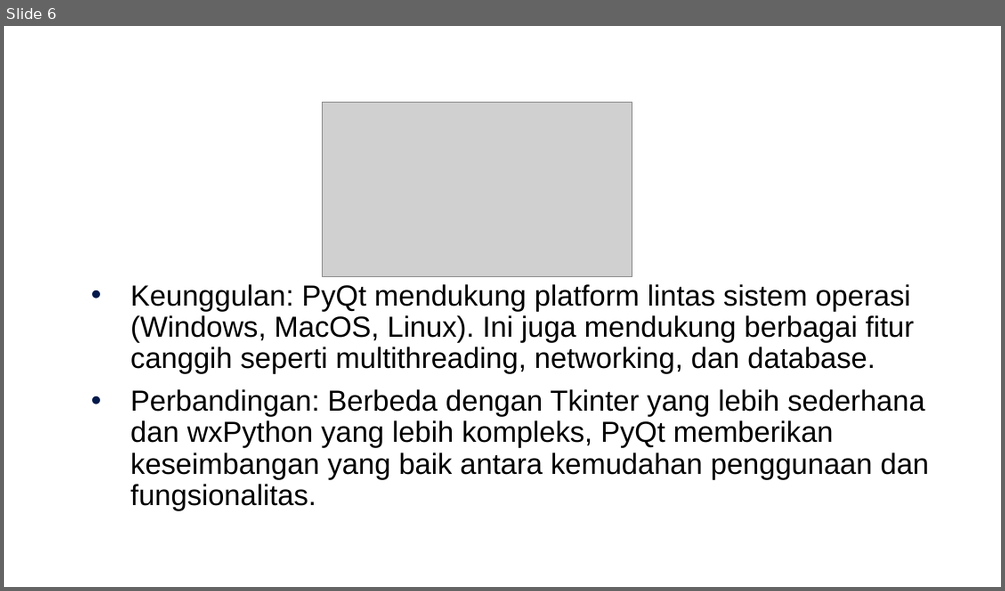
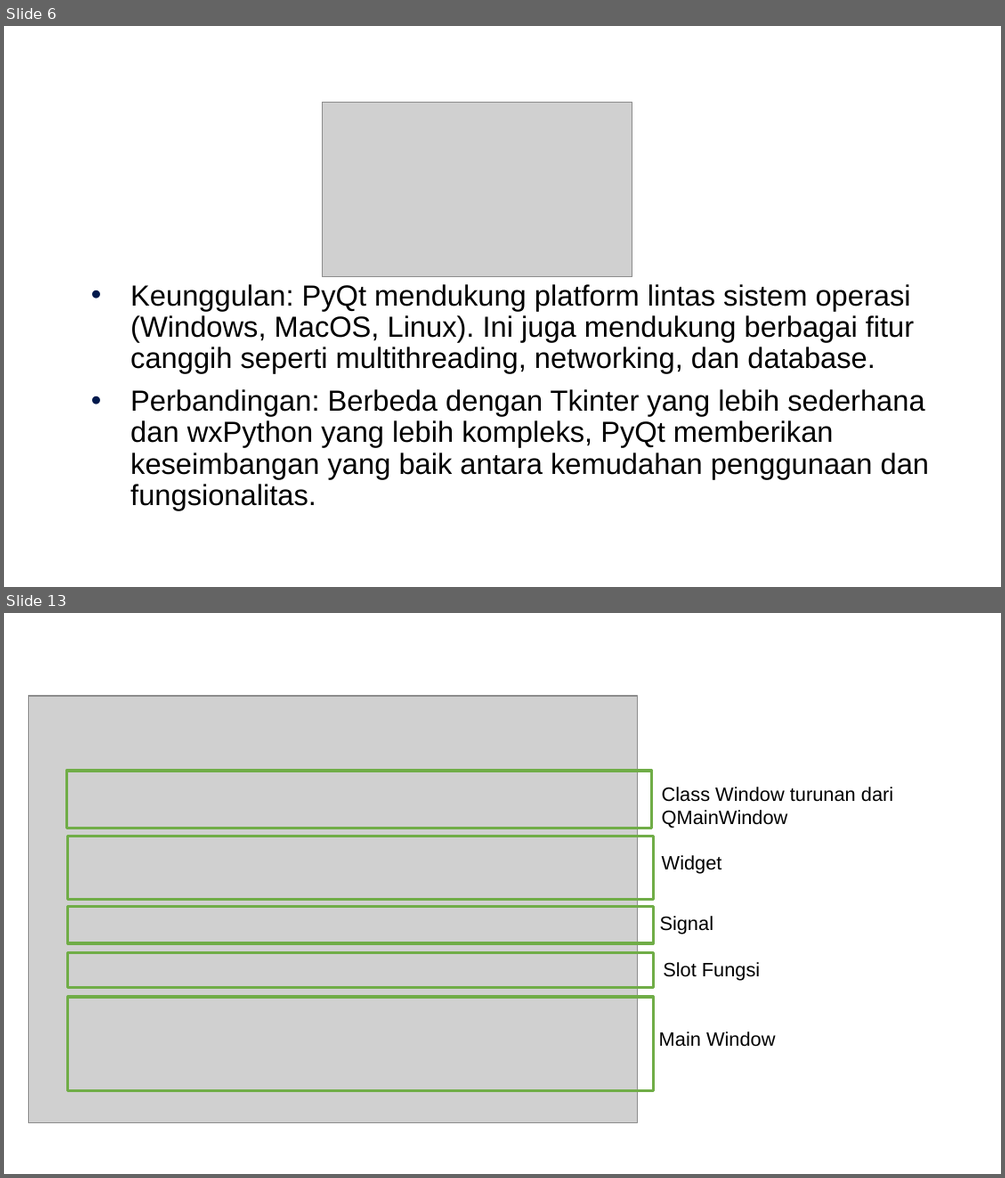
Before and after one commit to arifsetwn/modul_python_pbo, a slide deck: Bab 8 - PyQt.pptx. Shown one above the other, each under a label of ours: slide 6 before the commit, slides 6 and 13 after it; the slides between them are not shown. The pictures are 1005x591 and 1005x1178 pixels, drawn with LibreOffice and Linux fonts; fonts in the diff are those of the drawing; grey boxes stand for pictures; background and template pictures are left out. Boxes give left, top, right and bottom in pixels: in the first picture for what was removed or moved away, otherwise in the second. Text is boxed around its words. In the diff, an @@ line names an element or a change of style, - is before the commit and + after.

```diff
--- a/Bab 8 - PyQt.pptx
+++ b/Bab 8 - PyQt.pptx
@@ slide 13 added at <box>4,613,1001,1174</box>, background #FFFFFF @@
@@ title added at <box>29,622,770,678</box>, 33 pt, text #FFFFFF, bold @@
+OOP
@@ picture added at <box>29,696,638,1122</box> @@
@@ rectangle added at <box>67,771,652,828</box>, outline #70AD47 2 pt @@
@@ text added at <box>662,787,893,827</box>, 14 pt, text #000000 @@
+Class Window turunan dari QMainWindow
@@ rectangle added at <box>68,836,653,899</box>, outline #70AD47 2 pt @@
@@ text added at <box>662,855,722,873</box>, 14 pt, text #000000 @@
+Widget
@@ rectangle added at <box>68,906,653,943</box>, outline #70AD47 2 pt @@
@@ text added at <box>660,916,714,933</box>, 14 pt, text #000000 @@
+Signal
@@ rectangle added at <box>68,952,653,988</box>, outline #70AD47 2 pt @@
@@ text added at <box>663,962,760,981</box>, 14 pt, text #000000 @@
+Slot Fungsi
@@ rectangle added at <box>68,997,653,1090</box>, outline #70AD47 2 pt @@
@@ text added at <box>659,1031,776,1046</box>, 14 pt, text #000000 @@
+Main Window
```
Also in this commit, not shown: 7 other slides added, 1 slide removed, 15 other files.
